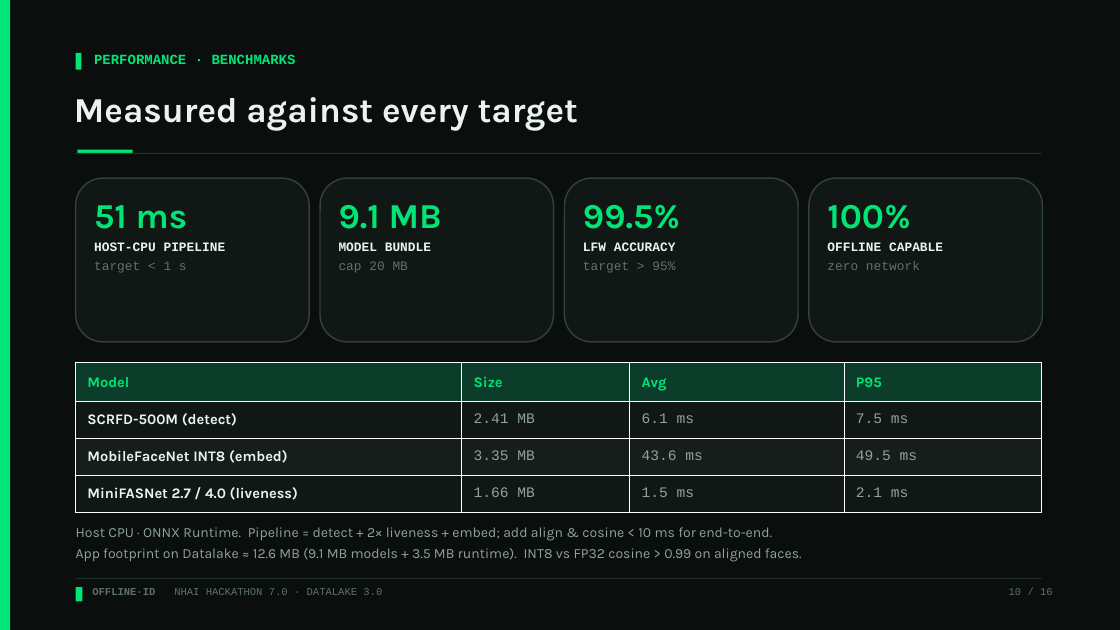
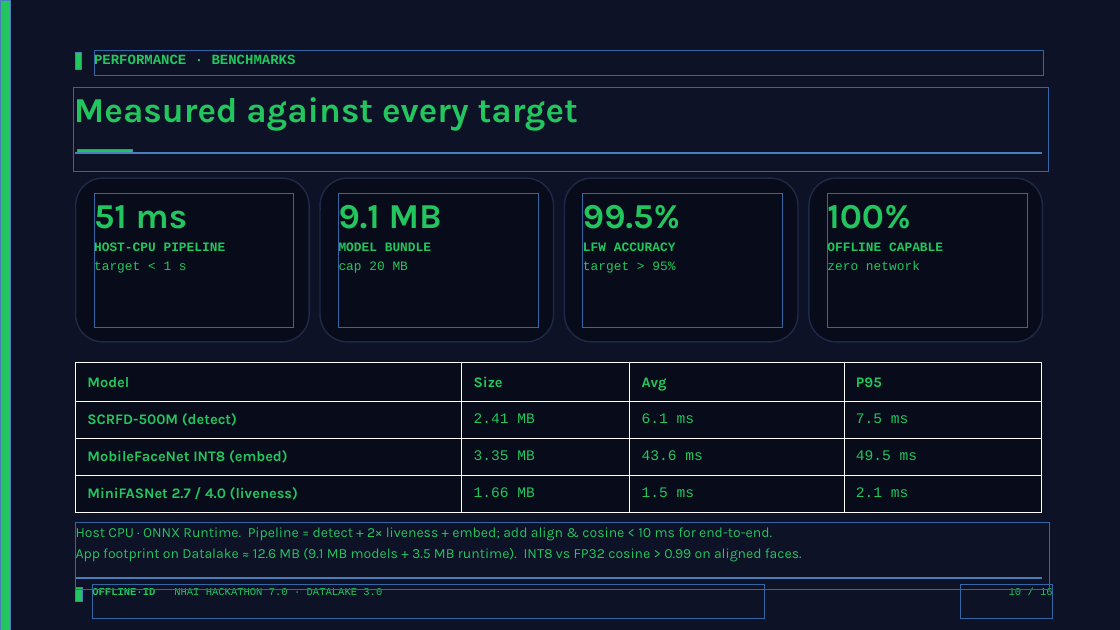
Before and after one commit to moneytosms/offlineid, a slide deck: slide 10 of submission/OfflineID_Hackathon7.pptx. Drawn at 1120x630 pixels with LibreOffice and Linux fonts; fonts in the diff are those of the drawing. Boxes give left, top, right and bottom in pixels: in the first picture for what was removed or moved away, otherwise in the second. Text is boxed around its words. In the diff, an @@ line names an element or a change of style, - is before the commit and + after.

Commit message:
style: restyle PPTX and PDF to Deep Navy/Sky Blue theme

```diff
--- a/submission/OfflineID_Hackathon7.pptx
+++ b/submission/OfflineID_Hackathon7.pptx
@@ background #0A0E0D to #0D1226 @@
@@ text "PERFORMANCE · BENCHMARKS" at (94, 54, 296, 69): text colour #00E676 to #22C55E @@
@@ text "Measured against every target" at (74, 97, 578, 131): text colour #EAF3EF to #22C55E @@
@@ rectangle at (76, 153, 1042, 154): fill #22302B to #080C1A @@
@@ fill #00E676 to #22C55E in 4 elements at (0, 0, 10, 630), (76, 587, 82, 602), (76, 53, 82, 70), (77, 150, 133, 154) @@
@@ fill #111714 to #080C1A; outline #2F423B 1.25 pt to #1E2847 1.25 pt in 4 elements at (76, 178, 309, 342), (320, 178, 554, 342), (565, 178, 798, 342), (809, 178, 1043, 342) @@
@@ text "51 ms" at (94, 196, 226, 275): text colour #00E676 to #22C55E in "51 ms"; text colour #EAF3EF to #22C55E in "HOST-CPU PIPELINE"; text colour #5C726A to #22C55E in "target < 1 s" @@
@@ text "9.1 MB" at (339, 205, 442, 273): text colour #00E676 to #22C55E in "9.1 MB"; text colour #EAF3EF to #22C55E in "MODEL BUNDLE"; text colour #5C726A to #22C55E in "cap 20 MB" @@
@@ text "99.5%" at (583, 205, 680, 273): text colour #00E676 to #22C55E in "99.5%"; text colour #EAF3EF to #22C55E in "LFW ACCURACY"; text colour #5C726A to #22C55E in "target > 95%" @@
@@ text "100%" at (827, 196, 943, 275): text colour #00E676 to #22C55E in "100%"; text colour #EAF3EF to #22C55E in "OFFLINE CAPABLE"; text colour #5C726A to #22C55E in "zero network" @@
@@ table at (76, 363, 1042, 513) @@
@@ fill #0B3D2A to #080C1A in row 1 @@
@@ fill #111714 to #080C1A in 8 cells @@
@@ fill #161D1A to #080C1A in row 3 @@
@@ text colour #00E676 to #22C55E in "Model", "Size", "Avg", "P95" @@
@@ text colour #EAF3EF to #22C55E in "SCRFD-500M (detect)", "MobileFaceNet INT8 (embed)", "MiniFASNet 2.7 / 4.0 (liveness)" @@
@@ text colour #8DA39B to #22C55E in "2.41 MB", "6.1 ms", "7.5 ms", "3.35 MB" and 5 more places @@
@@ text "Host CPU · ONNX Runtime. ..." at (76, 527, 802, 562): text colour #8DA39B to #22C55E @@
@@ rectangle at (76, 578, 1042, 579): fill #22302B to #080C1A @@
@@ text "OFFLINE·ID NHAI HACKATHON 7.0 · ..." at (92, 587, 382, 598): text colour #5C726A to #22C55E @@
@@ text "10 / 16" at (1009, 587, 1053, 598): text colour #5C726A to #22C55E @@
```
Also in this commit, not shown: 16 other slides changed, 1 other file.
